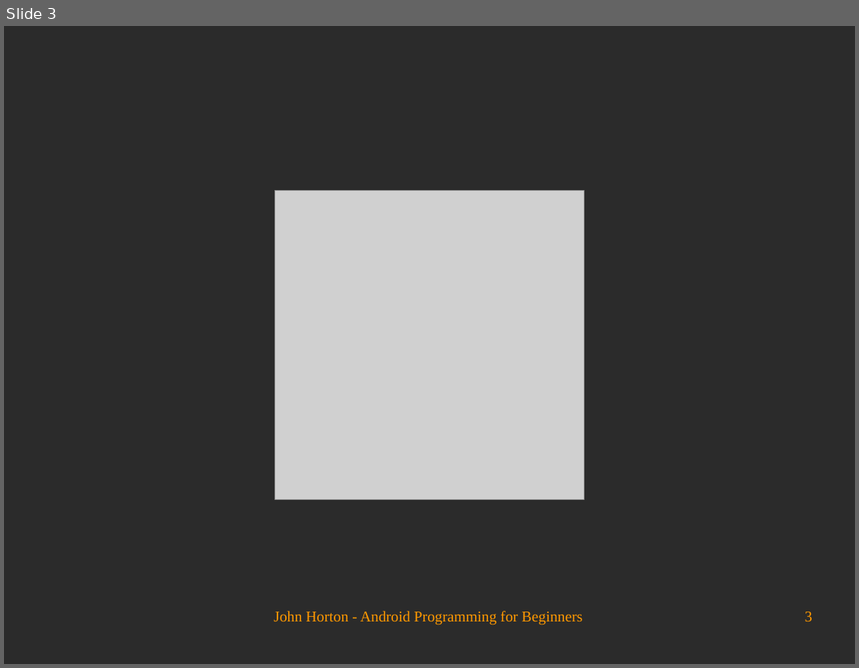
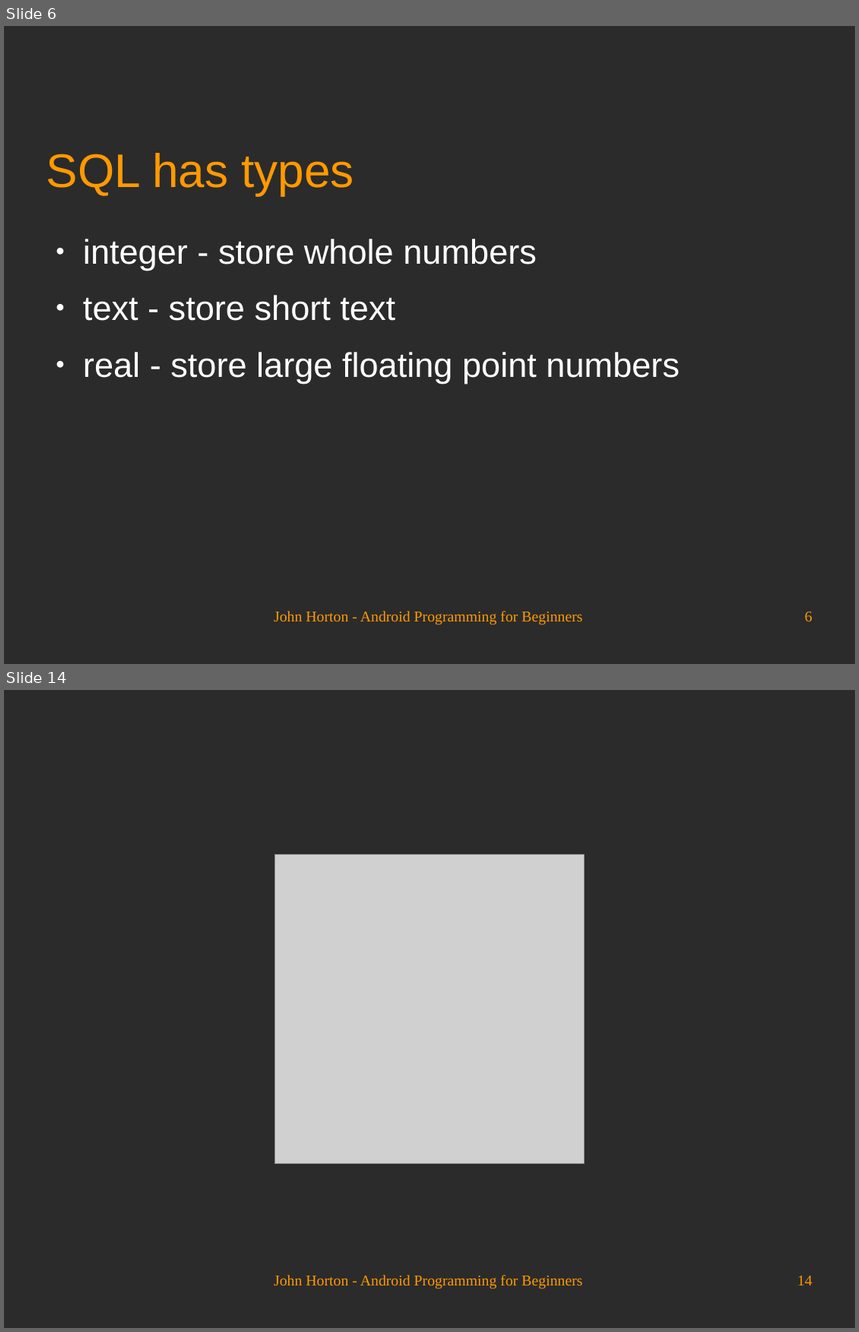
Before and after one commit to Academy-Soft-Intellect/Android-Programming-for-Beginners, a slide deck: 23_Using_SQLite_Databases_in_Our_Apps.odp. Shown one above the other, each under a label of ours: slide 3 before the commit, slides 6 and 14 after it; the slides between them are not shown. The pictures are 859x668 and 859x1332 pixels, drawn with LibreOffice and Linux fonts; fonts in the diff are those of the drawing; grey boxes stand for pictures; background and template pictures are left out; a plain dark background stands for a picture behind light text. Boxes give left, top, right and bottom in pixels: in the first picture for what was removed or moved away, otherwise in the second. Text is boxed around its words. In the diff, an @@ line names an element or a change of style, - is before the commit and + after.

```diff
--- a/23_Using_SQLite_Databases_in_Our_Apps.odp
+++ b/23_Using_SQLite_Databases_in_Our_Apps.odp
@@ slide 6 added at box(4, 26, 855, 664), background picture (left out) @@
@@ title added at box(47, 153, 354, 195), 44 pt, text #FF9900 @@
+SQL has types
@@ text added at box(83, 239, 680, 383), 32 pt, text #FFFFFF @@
+● integer - store whole numbers
+● text - store short text
+● real - store large floating point numbers
@@ text added at box(274, 611, 582, 626), 14 pt, text #FF9900 @@
+John Horton - Android Programming for Beginners
@@ page number added at box(805, 612, 813, 622), 14 pt, text #FF9900 @@
+6
@@ what was slide 3 is now slide 14 @@
@@ page number at box(797, 1276, 813, 1286): text changed @@
-3
+14
```
Also in this commit, not shown: 2 slides changed, 10 other slides added.
